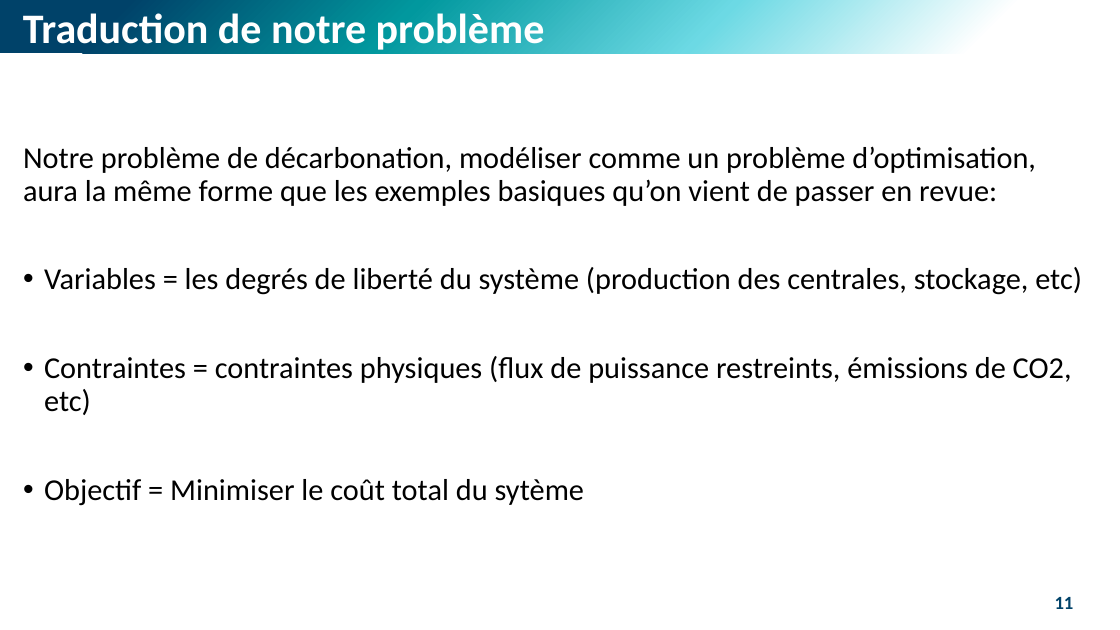
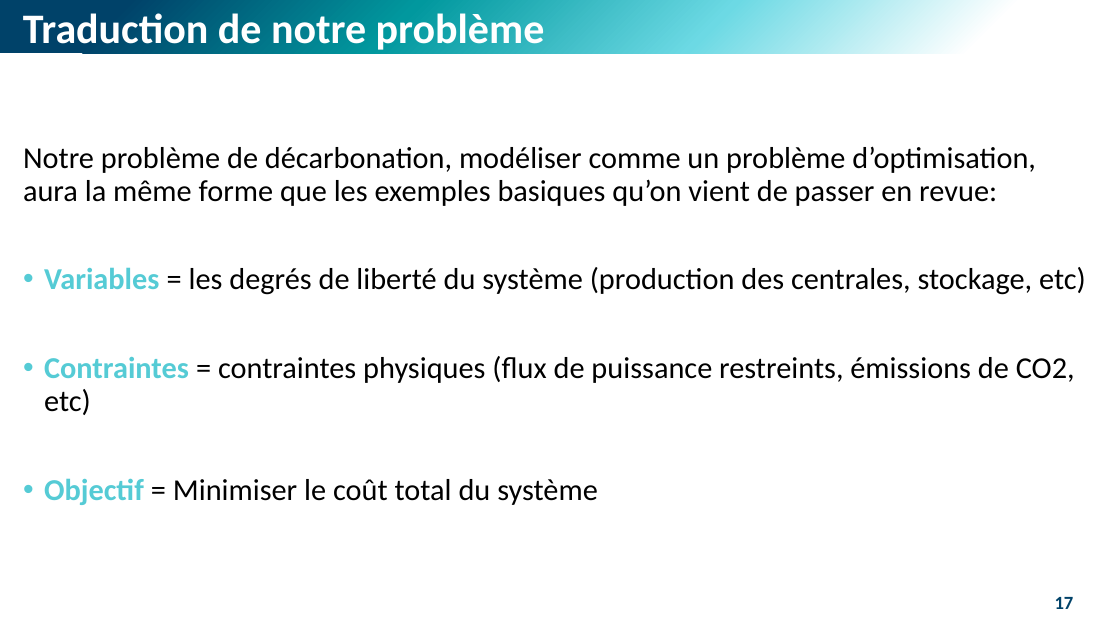
Before and after one commit to M-Berthelin/energy_mod_ISEL_MIX5, a slide deck: slide 17 of slides/2_Opt.pptx (slide 11 before the commit). Drawn at 1120x630 pixels with LibreOffice and Linux fonts; fonts in the diff are those of the drawing. Boxes give left, top, right and bottom in pixels: in the first picture for what was removed or moved away, otherwise in the second. Text is boxed around its words. In the diff, an @@ line names an element or a change of style, - is before the commit and + after.

```diff
--- a/slides/2_Opt.pptx
+++ b/slides/2_Opt.pptx
@@ text at box(44, 267, 1086, 415): text colour #000000 to #55CBD5, bold on in "Variables", "Contraintes" @@
@@ text at box(44, 478, 598, 505): text changed @@
-• Objectif = Minimiser le coût total du sytème
+• Objectif = Minimiser le coût total du système
@@ page number at box(1055, 597, 1074, 609): text changed @@
-11
+17
```
Also in this commit, not shown: 7 other slides changed, 6 slides added, 6 slides removed, 2 other files.
